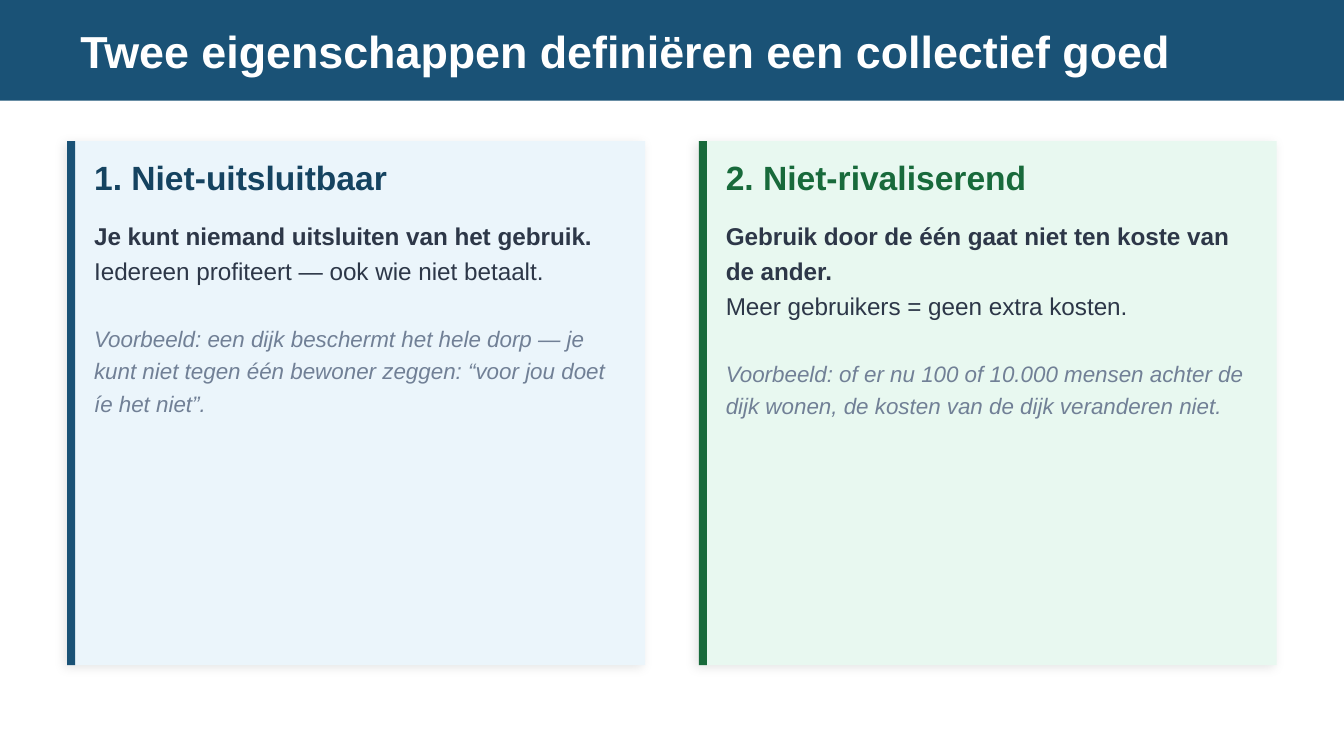
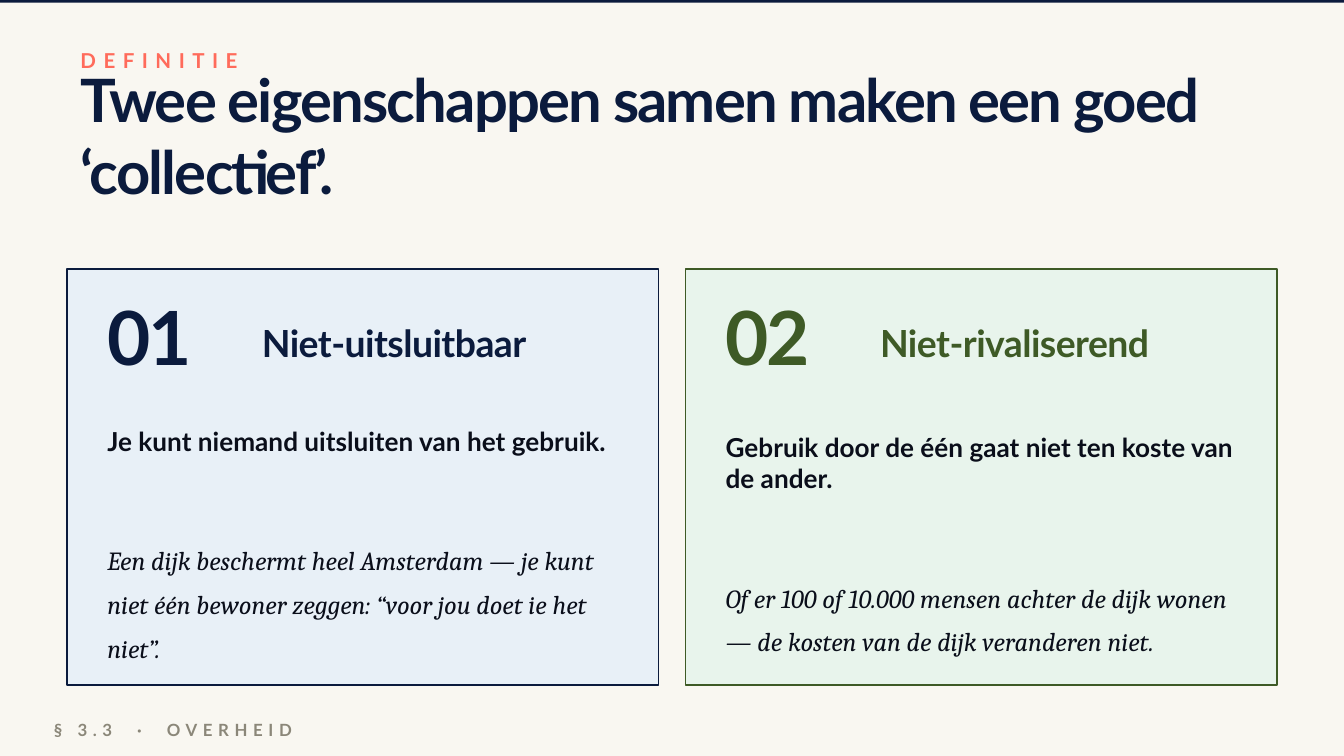
Before and after one commit to meijer1973/economie-vwo4-m3, a slide deck: slide 5 of 3.3 Hoofdstuk 3 - Overheid/3.3.3 Paragraaf 3 - Collectieve goederen/2. Leren/3.3.3 Collectieve goederen – presentatie.pptx (slide 3 before the commit). Drawn at 1344x756 pixels with LibreOffice and Linux fonts; fonts in the diff are those of the drawing. Boxes give left, top, right and bottom in pixels: in the first picture for what was removed or moved away, otherwise in the second. Text is boxed around its words. In the diff, an @@ line names an element or a change of style, - is before the commit and + after.

```diff
--- a/3.3 Hoofdstuk 3 - Overheid/3.3.3 Paragraaf 3 - Collectieve goederen/2. Leren/3.3.3 Collectieve goederen – presentatie.pptx
+++ b/3.3 Hoofdstuk 3 - Overheid/3.3.3 Paragraaf 3 - Collectieve goederen/2. Leren/3.3.3 Collectieve goederen – presentatie.pptx
@@ background #FFFFFF to #F9F7F1 @@
@@ rectangle: place and size @@
-rectangle at bbox=[0, 0, 1344, 101]
+rectangle at bbox=[0, 0, 1344, 3]
@@ rectangle at bbox=[0, 0, 1344, 3]: fill #1A5276 to #0B1B3D @@
@@ text added at bbox=[80, 53, 237, 68], 11 pt, text #FF6B5B, bold @@
+DEFINITIE
@@ text at bbox=[80, 77, 1199, 195]: text changed; size 24 to 32 pt; font Arial to Lato; text colour #FFFFFF to #0B1B3D @@
-Twee eigenschappen definiëren een collectief goed
+Twee eigenschappen samen maken een goed ‘collectief’.
@@ rectangle removed at bbox=[67, 141, 75, 665] @@
@@ rectangle removed at bbox=[699, 141, 707, 665] @@
@@ rectangle: place and size @@
-rectangle at bbox=[67, 141, 645, 665]
+rectangle at bbox=[67, 269, 659, 685]
@@ rectangle at bbox=[67, 269, 659, 685]: fill #EBF5FB to #E8F0F7; outline none to #0B1B3D 1 pt; shadow off; proportions changed @@
@@ rectangle: place and size @@
-rectangle at bbox=[699, 141, 1277, 665]
+rectangle at bbox=[685, 269, 1277, 685]
@@ rectangle at bbox=[685, 269, 1277, 685]: fill #E8F8F0 to #E8F4EC; outline none to #3E5A26 1 pt; shadow off; proportions changed @@
@@ text added at bbox=[107, 310, 192, 366], 40 pt, text #0B1B3D, bold @@
+01
@@ text at bbox=[262, 329, 526, 358]: text changed; size 18 to 20 pt; font Arial to Lato; text colour #154360 to #0B1B3D @@
-1. Niet-uitsluitbaar
+Niet-uitsluitbaar
@@ text added at bbox=[725, 310, 810, 366], 40 pt, text #3E5A26, bold @@
+02
@@ vertical alignment top to middle in 4 elements at bbox=[726, 437, 1233, 657], bbox=[107, 431, 606, 658], bbox=[262, 329, 526, 358], bbox=[880, 329, 1149, 358] @@
@@ text at bbox=[880, 329, 1149, 358]: text changed; size 18 to 20 pt; font Arial to Lato; text colour #186A3B to #3E5A26 @@
-2. Niet-rivaliserend
+Niet-rivaliserend
@@ text "Je kunt niemand uitsluiten van ...": place and size @@
-text "Je kunt niemand uitsluiten van ..." at bbox=[94, 227, 604, 412]
+text "Je kunt niemand uitsluiten van ..." at bbox=[107, 431, 606, 658]
@@ text "Gebruik door de één gaat ...": place and size @@
-text "Gebruik door de één gaat ..." at bbox=[726, 227, 1243, 419]
+text "Gebruik door de één gaat ..." at bbox=[726, 437, 1233, 657]
@@ text at bbox=[107, 431, 606, 455]: size 13 to 14 pt, font Arial to Lato, text colour #2D3748 to #0A0E1A in "Je kunt niemand uitsluiten van het gebruik."; line spacing 1.2 to 1 @@
@@ text at bbox=[726, 437, 1233, 488]: size 13 to 14 pt, font Arial to Lato, text colour #2D3748 to #0A0E1A in "Gebruik door de één gaat niet ten ..."; line spacing 1.2 to 1 @@
@@ text at bbox=[107, 552, 594, 658]: text changed; size 12 to 14 pt; font Arial to Cambria; text colour #718096 to #0A0E1A @@
-Iedereen profiteert — ook wie niet betaalt.
-Voorbeeld: een dijk beschermt het hele dorp — je kunt niet tegen één bewoner zeggen: “voor jou doet íe het niet”.
+Een dijk beschermt heel Amsterdam — je kunt niet één bewoner zeggen: “voor jou doet ie het niet”.
@@ text at bbox=[726, 589, 1227, 657]: text changed; size 12 to 14 pt; font Arial to Cambria; text colour #718096 to #0A0E1A @@
-Meer gebruikers = geen extra kosten.
-Voorbeeld: of er nu 100 of 10.000 mensen achter de dijk wonen, de kosten van de dijk veranderen niet.
+Of er 100 of 10.000 mensen achter de dijk wonen — de kosten van de dijk veranderen niet.
@@ text added at bbox=[78, 724, 292, 736], 9 pt, text #8B8779, bold @@
+§ 3.3 · OVERHEID
```
Also in this commit, not shown: 3 other slides changed, 10 slides added, 9 slides removed, 7 other files.
